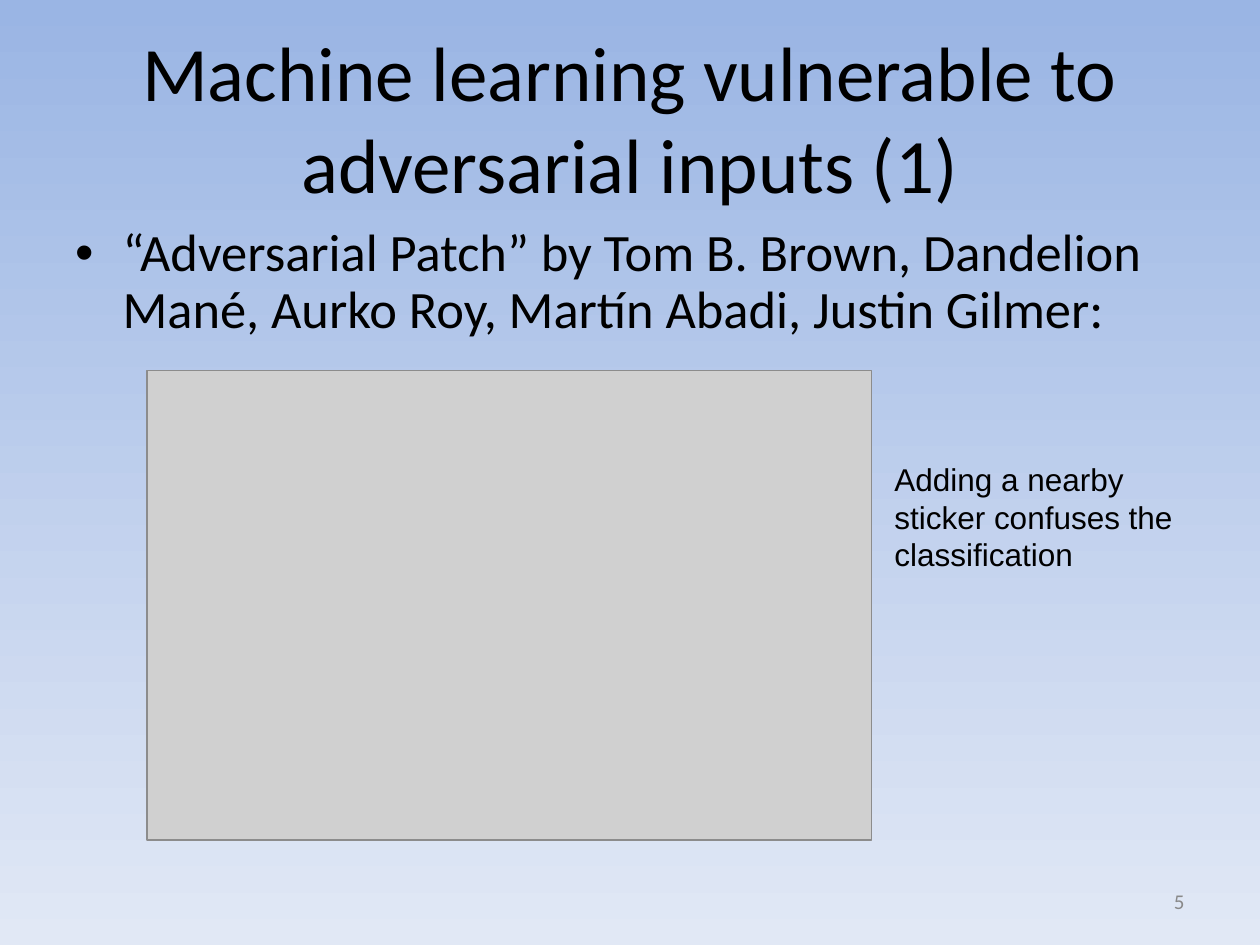
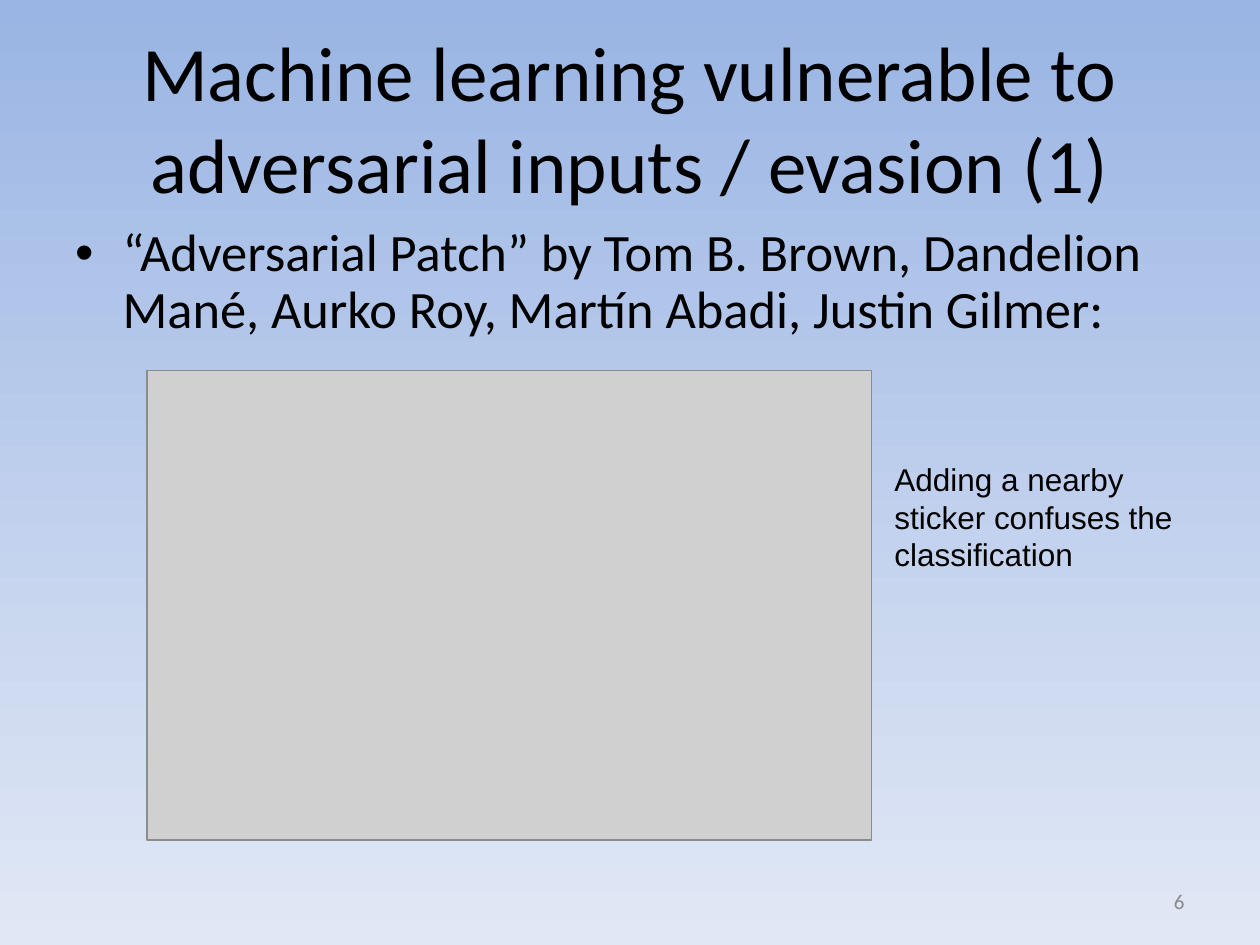
Before and after one commit to david-a-wheeler/david-a-wheeler.github.io, a slide deck: slide 6 of secure-class/presentations/Secure-Software-10-Misc.ppt (slide 5 before the commit). Drawn at 1260x945 pixels with LibreOffice and Linux fonts; fonts in the diff are those of the drawing; grey boxes stand for pictures. Boxes give left, top, right and bottom in pixels: in the first picture for what was removed or moved away, otherwise in the second. Text is boxed around its words. In the diff, an @@ line names an element or a change of style, - is before the commit and + after.

```diff
--- a/secure-class/presentations/Secure-Software-10-Misc.ppt
+++ b/secure-class/presentations/Secure-Software-10-Misc.ppt
@@ title at bbox=[142, 47, 1116, 206]: text changed @@
-Machine learning vulnerable to adversarial inputs (1)
+Machine learning vulnerable to adversarial inputs / evasion (1)
@@ page number at bbox=[1174, 895, 1185, 909]: text changed @@
-5
+6
```
Also in this commit, not shown: 5 other slides changed, 1 slide added, 1 other file.
